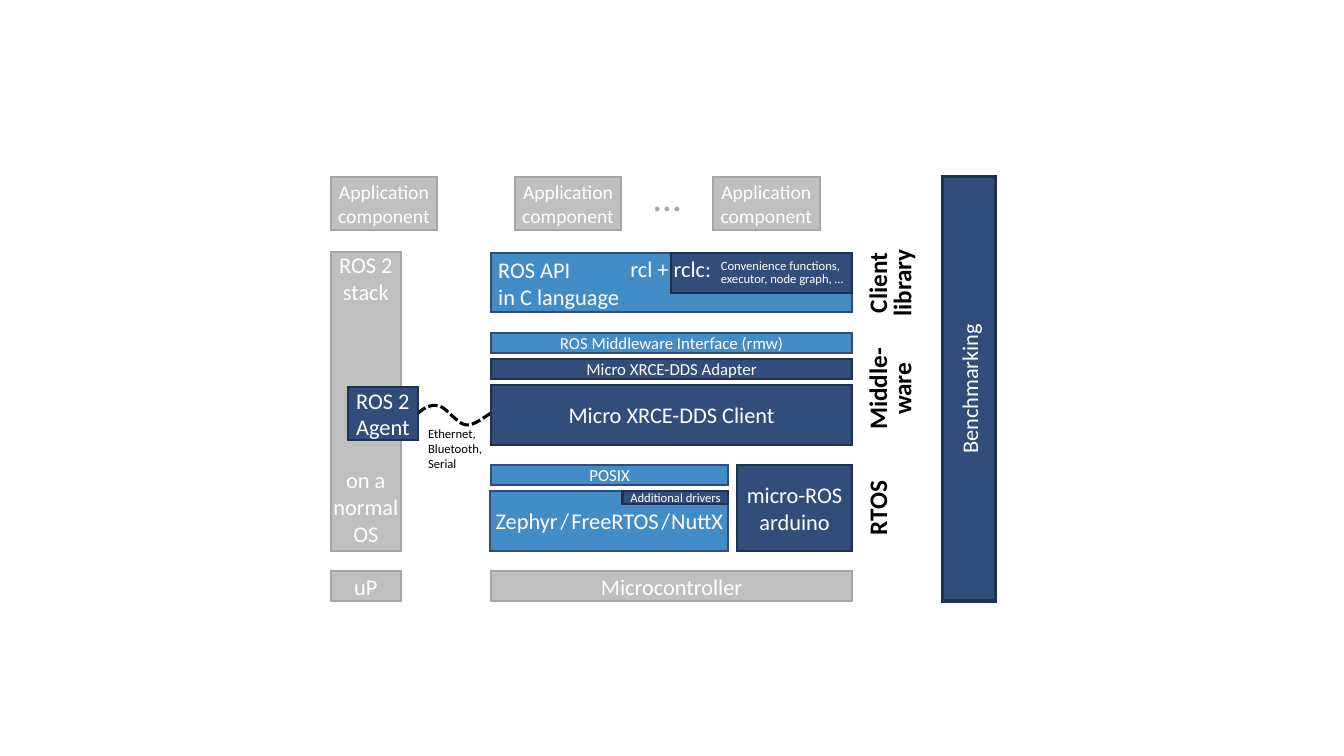
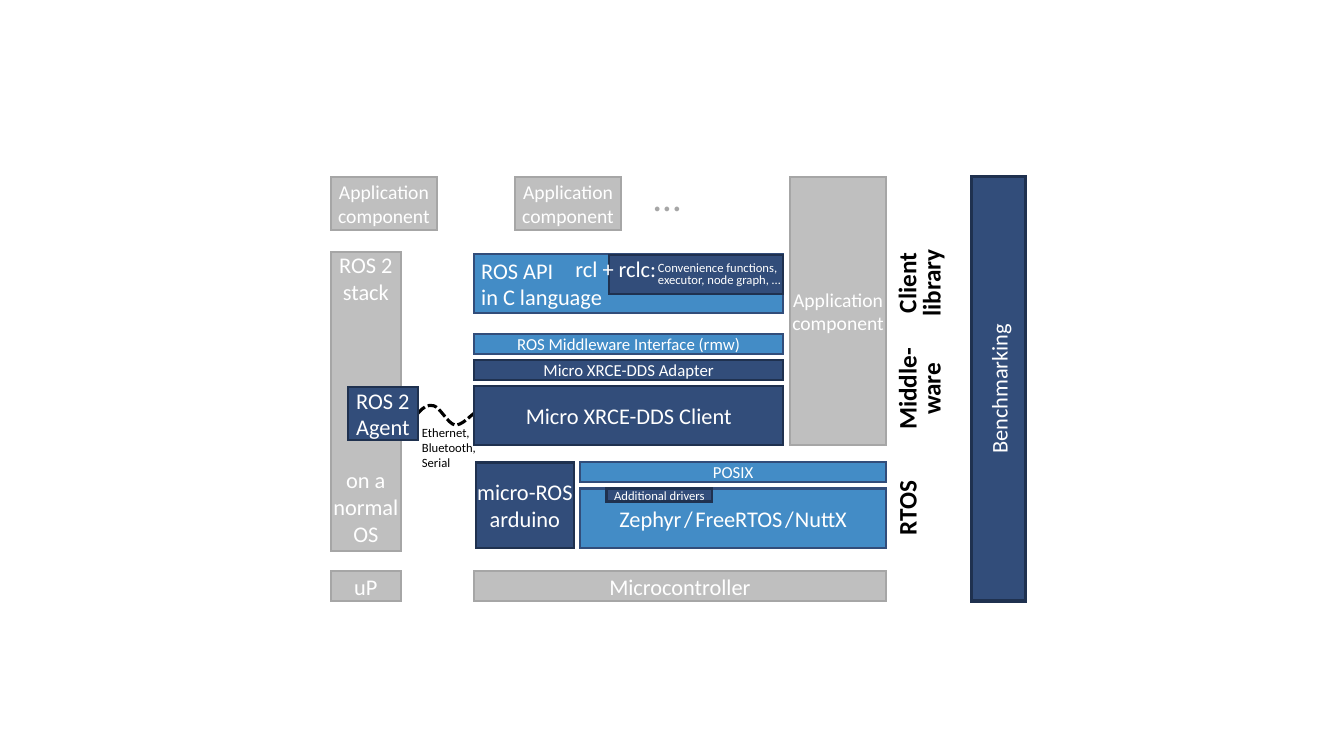
Before and after one commit to micro-ROS/micro-ROS.github.io, a slide deck: slide 1 of img/micro-ROS_architecture.pptx. Drawn at 1344x756 pixels with LibreOffice and Linux fonts; fonts in the diff are those of the drawing. Boxes give left, top, right and bottom in pixels: in the first picture for what was removed or moved away, otherwise in the second. Text is boxed around its words. In the diff, an @@ line names an element or a change of style, - is before the commit and + after.

```diff
--- a/img/micro-ROS_architecture.pptx
+++ b/img/micro-ROS_architecture.pptx
@@ rectangle "Application component": place and size @@
-rectangle "Application component" at (713,176,820,230)
+rectangle "Application component" at (790,176,886,445)
@@ rectangle "ROS API in C language": place and size @@
-rectangle "ROS API in C language" at (491,253,852,313)
+rectangle "ROS API in C language" at (474,254,783,314)
@@ text "rcl + rclc:": place and size @@
-text "rcl + rclc:" at (630,261,711,277)
+text "rcl + rclc:" at (575,261,656,277)
@@ rectangle "Convenience functions, executor, node graph, ...": place and size @@
-rectangle "Convenience functions, executor, node graph, ..." at (671,253,852,292)
+rectangle "Convenience functions, executor, node graph, ..." at (609,255,783,294)
@@ rectangle "ROS Middleware Interface (rmw)": place and size @@
-rectangle "ROS Middleware Interface (rmw)" at (491,333,852,353)
+rectangle "ROS Middleware Interface (rmw)" at (474,334,783,354)
@@ rectangle "Micro XRCE-DDS Client": place and size @@
-rectangle "Micro XRCE-DDS Client" at (491,385,852,445)
+rectangle "Micro XRCE-DDS Client" at (474,386,783,446)
@@ rectangle "Micro XRCE-DDS Adapter": place and size @@
-rectangle "Micro XRCE-DDS Adapter" at (491,359,852,379)
+rectangle "Micro XRCE-DDS Adapter" at (474,360,783,380)
@@ freeform shape: place and size @@
-freeform shape at (418,405,491,425)
+freeform shape at (418,405,475,425)
@@ text "Ethernet, Bluetooth, Serial": place and size @@
-text "Ethernet, Bluetooth, Serial" at (428,429,482,468)
+text "Ethernet, Bluetooth, Serial" at (422,428,476,467)
@@ rectangle "micro-ROS arduino": place and size @@
-rectangle "micro-ROS arduino" at (737,465,852,551)
+rectangle "micro-ROS arduino" at (476,463,574,548)
@@ rectangle "POSIX": place and size @@
-rectangle "POSIX" at (491,465,728,485)
+rectangle "POSIX" at (581,463,886,483)
@@ 3 texts, 1 rectangle: place and size @@
-3 texts, 1 rectangle at (863,176,996,601)
+3 texts, 1 rectangle at (892,176,1025,601)
@@ rectangle "Zephyr / FreeRTOS / NuttX": place and size @@
-rectangle "Zephyr / FreeRTOS / NuttX" at (490,491,728,551)
+rectangle "Zephyr / FreeRTOS / NuttX" at (581,489,886,548)
@@ rectangle "Additional drivers": place and size @@
-rectangle "Additional drivers" at (623,491,729,504)
+rectangle "Additional drivers" at (607,489,713,502)
@@ rectangle "Microcontroller": place and size @@
-rectangle "Microcontroller" at (491,572,852,602)
+rectangle "Microcontroller" at (474,572,886,602)
```
Also in this commit, not shown: 1 other file.
